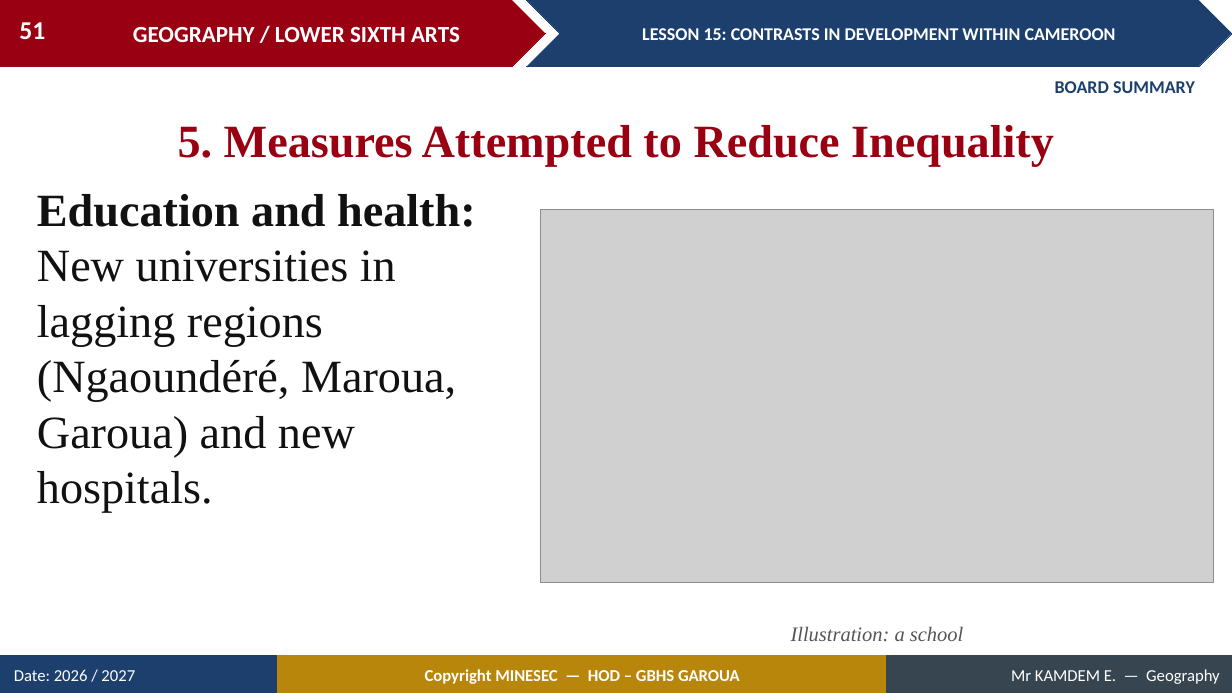
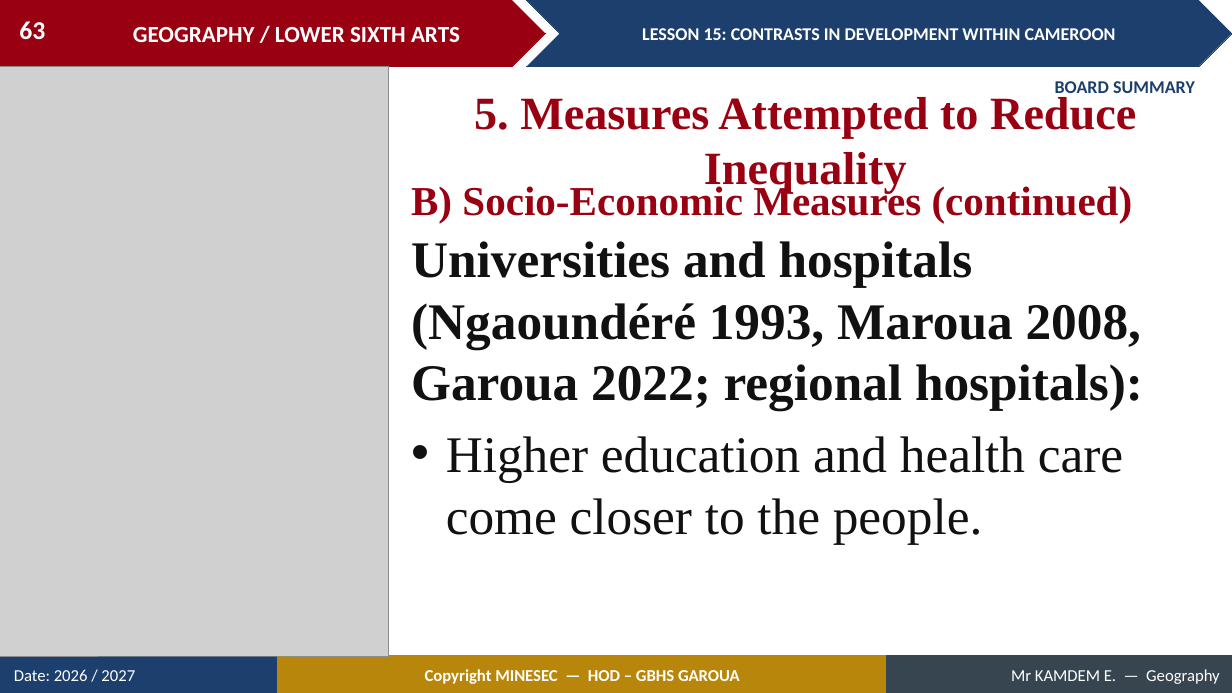
Before and after one commit to Berthautk/linea-github, a slide deck: slide 63 of lecons/LSA/Geography of Cameroon/15_LSA_CAM_L15_Contrasts_in_Development_within_Cameroon.pptx (slide 51 before the commit). Drawn at 1232x693 pixels with LibreOffice and Linux fonts; fonts in the diff are those of the drawing; grey boxes stand for pictures. Boxes give left, top, right and bottom in pixels: in the first picture for what was removed or moved away, otherwise in the second. Text is boxed around its words. In the diff, an @@ line names an element or a change of style, - is before the commit and + after.

```diff
--- a/lecons/LSA/Geography of Cameroon/15_LSA_CAM_L15_Contrasts_in_Development_within_Cameroon.pptx
+++ b/lecons/LSA/Geography of Cameroon/15_LSA_CAM_L15_Contrasts_in_Development_within_Cameroon.pptx
@@ page number at box(19, 21, 45, 39): text changed @@
-51
+63
@@ picture added at box(0, 67, 388, 656) @@
@@ text "5. Measures Attempted to Reduce ..." rewrapped from box(178, 125, 1054, 166) to box(474, 97, 1136, 194) @@
@@ text removed at box(37, 194, 476, 512) @@
-Education and health: New universities in lagging regions (Ngaoundéré, Maroua, Garoua) and new hospitals.
@@ text added at box(411, 182, 1133, 222), 32 pt, text #990011, bold @@
+B) Socio-Economic Measures (continued)
@@ picture removed at box(541, 210, 1214, 583) @@
@@ text added at box(411, 241, 1143, 545), 40 pt, text #111111, bold @@
+Universities and hospitals (Ngaoundéré 1993, Maroua 2008, Garoua 2022; regional hospitals):
+• Higher education and health care come closer to the people.
@@ text removed at box(791, 626, 963, 641) @@
-Illustration: a school
```
Also in this commit, not shown: 3 other slides changed, 22 slides added, 1 slide removed, 2 other files.
